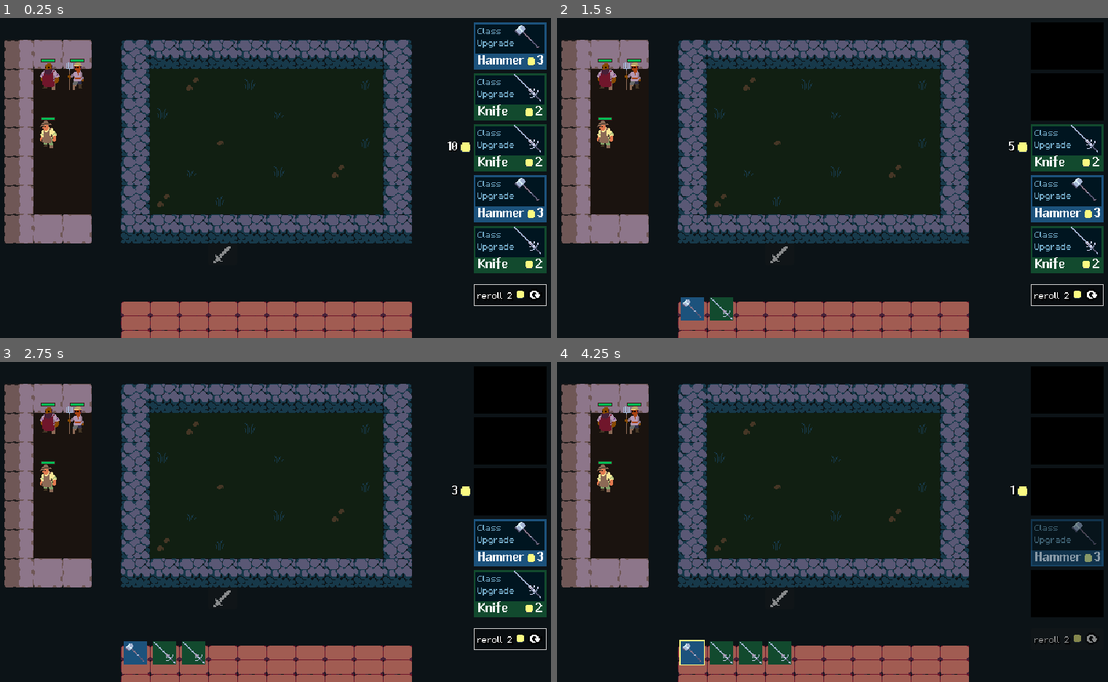
Above: before the commit, frames 1-4 (two rows, left to right).
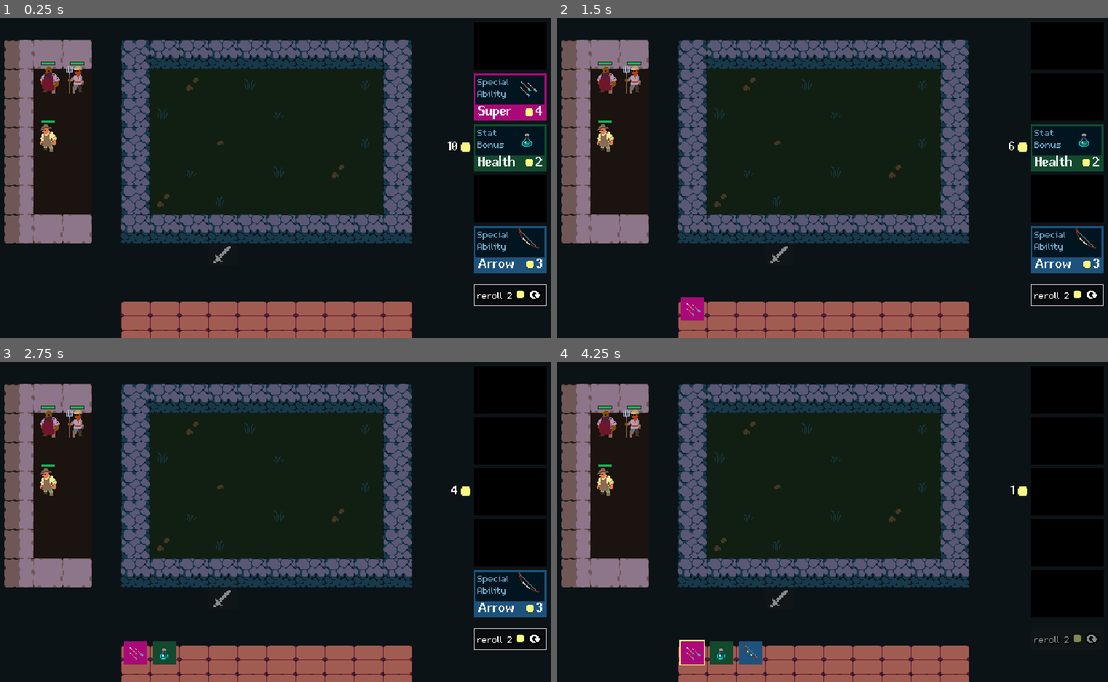
Above: after the commit, the same moments.

Repository: gustavofukunaga/tcc
Game: Godot game, scene res://Scenes/Arena/arena.tscn
Two runs of this game, one before a commit and one after it. Both use one fixed random seed, a clock stepped at 60 frames per second and the inputs below.
Inputs (mouse positions are in pixels of both pictures, inside the frame that each line leads up to):
- Up to frame 1 (0.25 s): no input
- Up to frame 2 (1.5 s): click (1069, 46) at 0.52 s; click (1069, 98) at 1.27 s
- Up to frame 3 (2.75 s): click (512, 493) at 2.02 s
- Up to frame 4 (4.25 s): click (1069, 592) at 2.77 s; tap Enter (ui_accept) at 3.5 s; drag from (606, 477) to (694, 653) at 3.52 s

The runs differ from the first frame. In frame 1, 6.5% of the frame differs, in the area x 7-100%, y 1-80%; in frame 2, 4.3%; in frame 3, 4.1%; in frame 4, 3.5%.

Commit message:
make items work

Diff:
--- a/Components/scene_spawner.gd
+++ b/Components/scene_spawner.gd
@@ -5,6 +5,8 @@
 
 
 func spawn_scene(parent: Node = owner) -> Node:
+	if not scene:
+		return null
 	var new_scene := scene.instantiate()
 	parent.add_child(new_scene)
 
--- /dev/null
+++ b/Custom_nodes/items_handler.gd
@@ -0,0 +1,16 @@
+class_name ItemsHandler
+extends Node
+
+func apply_item_effect(item: ItemStats, unit: Area2D):
+	#unit.stats.max_health += item.max_health
+	unit.stats.health += item.health
+	#unit.stats.max_mana += item.max_mana
+	#unit.stats.starting_mana += item.starting_mana
+	unit.stats.attack_damage += item.attack_damage
+	#unit.stats.ability_power += item.ability_power
+	#unit.stats.attack_speed += item.attack_speed
+	#unit.stats.armor += item.armor
+	unit.stats.attack_range += item.attack_range
+	#unit.stats.melee_attack = preload("res://scenes/_effects/attack_smear_effect.tscn")
+	unit.stats.ranged_attack = item.ranged_attack
+	#unit.stats.ability = item.ability
--- /dev/null
+++ b/Data/Items/arrow.tres
@@ -0,0 +1,25 @@
+[gd_resource type="Resource" script_class="ItemStats" load_steps=4 format=3 uid="uid://bjlkorsvkjyu1"]
+
+[ext_resource type="PackedScene" uid="uid://dxsdrhyvoicym" path="res://scenes/_effects/attack_smear_effect.tscn" id="1_7mhf7"]
+[ext_resource type="Script" uid="uid://cwm0usltptrtm" path="res://Data/Items/item_stats.gd" id="1_n2f4x"]
+[ext_resource type="PackedScene" uid="uid://d045ocq2a6it8" path="res://Scenes/_projectiles/frod_projectile.tscn" id="2_hiamn"]
+
+[resource]
+script = ExtResource("1_n2f4x")
+name = "Arrow"
+type = "Special Ability"
+rarity = 1
+gold_cost = 3
+pool_count = 5
+skin_coordinates = Vector2i(3, 9)
+max_health = 0
+max_mana = 0
+starting_mana = 0
+attack_damage = 0
+ability_power = 0
+attack_speed = 0.0
+armor = 0
+attack_range = 4
+melee_attack = ExtResource("1_7mhf7")
+ranged_attack = ExtResource("2_hiamn")
+metadata/_custom_type_script = "uid://cwm0usltptrtm"
--- /dev/null
+++ b/Data/Items/arrow_special.tres
@@ -0,0 +1,13 @@
+[gd_resource type="Resource" script_class="ItemStats" load_steps=2 format=3 uid="uid://b1ynvpqy35n6b"]
+
+[ext_resource type="Script" uid="uid://cwm0usltptrtm" path="res://Data/Items/item_stats.gd" id="1_ogaew"]
+
+[resource]
+script = ExtResource("1_ogaew")
+name = "Super"
+type = "Special Ability"
+rarity = 2
+gold_cost = 4
+pool_count = 3
+skin_coordinates = Vector2i(3, 23)
+metadata/_custom_type_script = "uid://cwm0usltptrtm"
--- a/Data/Items/hammer.tres
+++ b/Data/Items/hammer.tres
@@ -5,6 +5,7 @@
 [resource]
 script = ExtResource("1_bj1b6")
 name = "Hammer"
+type = "Special Ability"
 rarity = 1
 gold_cost = 3
 pool_count = 5
--- a/Data/Items/item_stats.gd
+++ b/Data/Items/item_stats.gd
@@ -11,6 +11,7 @@
 }
 
 @export var name: String
+@export var type: String
 
 @export_category("Data")
 @export var rarity: Rarity
@@ -20,6 +21,20 @@
 @export_category("Visuals")
 @export var skin_coordinates: Vector2i
 
+@export_category("Battle")
+@export var max_health: int
+@export var health: int
+@export var max_mana: int
+@export var starting_mana: int
+@export var attack_damage: int
+@export var ability_power: int
+@export var attack_speed: float
+@export var armor: int
+@export var attack_range: int
+@export var melee_attack: PackedScene = preload("res://scenes/_effects/attack_smear_effect.tscn")
+@export var ranged_attack: PackedScene
+@export var ability: PackedScene
+
 
 func _to_string() -> String:
 	return name
--- a/Data/Items/knife.tres
+++ b/Data/Items/knife.tres
@@ -1,12 +1,23 @@
-[gd_resource type="Resource" script_class="ItemStats" load_steps=2 format=3 uid="uid://csbl0xjlpdu53"]
+[gd_resource type="Resource" script_class="ItemStats" load_steps=3 format=3 uid="uid://csbl0xjlpdu53"]
 
+[ext_resource type="PackedScene" uid="uid://dxsdrhyvoicym" path="res://scenes/_effects/attack_smear_effect.tscn" id="1_dj7b4"]
 [ext_resource type="Script" uid="uid://cwm0usltptrtm" path="res://Data/Items/item_stats.gd" id="1_ounty"]
 
 [resource]
 script = ExtResource("1_ounty")
 name = "Knife"
+type = "Stat Bonus"
 rarity = 0
 gold_cost = 2
 pool_count = 5
 skin_coordinates = Vector2i(5, 0)
+max_health = 0
+max_mana = 0
+starting_mana = 0
+attack_damage = 1000
+ability_power = 0
+attack_speed = 0.0
+armor = 0
+attack_range = 0
+melee_attack = ExtResource("1_dj7b4")
 metadata/_custom_type_script = "uid://cwm0usltptrtm"
--- /dev/null
+++ b/Data/Items/life.tres
@@ -0,0 +1,24 @@
+[gd_resource type="Resource" script_class="ItemStats" load_steps=3 format=3 uid="uid://bnl1k7cslv2qt"]
+
+[ext_resource type="PackedScene" uid="uid://dxsdrhyvoicym" path="res://Scenes/_effects/attack_smear_effect.tscn" id="1_ngcdj"]
+[ext_resource type="Script" uid="uid://cwm0usltptrtm" path="res://Data/Items/item_stats.gd" id="2_7lut8"]
+
+[resource]
+script = ExtResource("2_7lut8")
+name = "Health"
+type = "Stat Bonus"
+rarity = 0
+gold_cost = 2
+pool_count = 10
+skin_coordinates = Vector2i(1, 20)
+max_health = 0
+health = 25
+max_mana = 0
+starting_mana = 0
+attack_damage = 0
+ability_power = 0
+attack_speed = 0.0
+armor = 0
+attack_range = 0
+melee_attack = ExtResource("1_ngcdj")
+metadata/_custom_type_script = "uid://cwm0usltptrtm"
--- a/Data/Player/player_stats.gd
+++ b/Data/Player/player_stats.gd
@@ -2,9 +2,12 @@
 extends Resource
 
 const ROLL_RARITIES := {
-	1:  [UnitStats.Rarity.COMMON],
-	2:  [UnitStats.Rarity.COMMON],
-	3:  [UnitStats.Rarity.COMMON, UnitStats.Rarity.UNCOMMON],
+	#1:  [UnitStats.Rarity.COMMON],
+	1:  [UnitStats.Rarity.COMMON, UnitStats.Rarity.UNCOMMON, UnitStats.Rarity.RARE, UnitStats.Rarity.LEGENDARY],
+	2:  [UnitStats.Rarity.COMMON, UnitStats.Rarity.UNCOMMON, UnitStats.Rarity.RARE, UnitStats.Rarity.LEGENDARY],
+	3:  [UnitStats.Rarity.COMMON, UnitStats.Rarity.UNCOMMON, UnitStats.Rarity.RARE, UnitStats.Rarity.LEGENDARY],
+	#2:  [UnitStats.Rarity.COMMON],
+	#3:  [UnitStats.Rarity.COMMON, UnitStats.Rarity.UNCOMMON],
 	4:  [UnitStats.Rarity.COMMON, UnitStats.Rarity.UNCOMMON, UnitStats.Rarity.RARE],
 	5:  [UnitStats.Rarity.COMMON, UnitStats.Rarity.UNCOMMON, UnitStats.Rarity.RARE],
 	6:  [UnitStats.Rarity.COMMON, UnitStats.Rarity.UNCOMMON, UnitStats.Rarity.RARE],
@@ -14,9 +17,12 @@
 	10: [UnitStats.Rarity.COMMON, UnitStats.Rarity.UNCOMMON, UnitStats.Rarity.RARE, UnitStats.Rarity.LEGENDARY],
 }
 const ROLL_CHANCES := {
-	1: [1],
-	2: [1],
-	3: [7.5, 2.5],
+	#1: [1],
+	1: [1.0, 2.0, 4.5, 2.5],
+	2: [1.0, 2.0, 4.5, 2.5],
+	3: [1.0, 2.0, 4.5, 2.5],
+	#2: [1],
+	#3: [7.5, 2.5],
 	4: [6.5, 3.0, 0.5],
 	5: [5.0, 3.5, 1.5],
 	6: [4.0, 4.0, 2.0],
--- a/Data/Units/bram.tres
+++ b/Data/Units/bram.tres
@@ -6,14 +6,15 @@
 [resource]
 script = ExtResource("1_7olvk")
 name = "Bram"
-rarity = 2
 skin_coordinates = Vector2i(0, 6)
-max_health = Array[int]([40, 50, 60])
-current_health = 40
-max_mana = 50
-starting_mana = 15
-attack_damage = Array[int]([1, 5, 8])
+team = 0
+max_health = 100
+max_mana = 4
+starting_mana = 0
+attack_damage = 6
+ability_power = 2
 attack_speed = 0.5
+armor = 0
 attack_range = 1
 melee_attack = ExtResource("1_3feko")
 metadata/_custom_type_script = "uid://b5xwqcu3p6jfw"
--- a/Data/Units/frod.tres
+++ b/Data/Units/frod.tres
@@ -8,13 +8,15 @@
 [resource]
 script = ExtResource("1_t6wlm")
 name = "Frod"
-rarity = 2
-gold_cost = 4
 skin_coordinates = Vector2i(2, 6)
-max_health = Array[int]([8, 12, 18])
+team = 0
+max_health = 30
 max_mana = 5
-attack_damage = Array[int]([3, 4, 5])
+starting_mana = 0
+attack_damage = 10
+ability_power = 3
 attack_speed = 1.0
+armor = 0
 attack_range = 4
 melee_attack = ExtResource("1_dwf67")
 ranged_attack = ExtResource("2_ybly4")
--- a/Data/Units/hale.tres
+++ b/Data/Units/hale.tres
@@ -8,10 +8,14 @@
 script = ExtResource("1_nq6dh")
 name = "Hale"
 skin_coordinates = Vector2i(2, 5)
-max_health = Array[int]([35, 23, 12])
+team = 0
+max_health = 70
 max_mana = 4
-attack_damage = Array[int]([2, 2, 1])
+starting_mana = 0
+attack_damage = 8
+ability_power = 20
 attack_speed = 1.0
+armor = 0
 attack_range = 1
 melee_attack = ExtResource("1_rnbw8")
 ability = ExtResource("1_2tyyh")
--- a/Data/Units/unit_stats.gd
+++ b/Data/Units/unit_stats.gd
@@ -6,13 +6,6 @@
 
 enum Rarity {COMMON, UNCOMMON, RARE, LEGENDARY}
 enum Team {PLAYER, ENEMY}
-
-const RARITY_COLORS := {
-	Rarity.COMMON: Color("124a2e"),
-	Rarity.UNCOMMON: Color("1c527c"),
-	Rarity.RARE: Color("ab0979"),
-	Rarity.LEGENDARY: Color("ea940b"),
-}
 
 const TARGET := {
 	Team.PLAYER: "enemy_units",
@@ -30,20 +23,16 @@
 
 @export var name: String
 
-@export_category("Data")
-@export var rarity: Rarity
-@export var gold_cost := 1
-@export_range(1, 3) var tier := 1 : set = _set_tier
 
 @export_category("Visuals")
 @export var skin_coordinates: Vector2i
 
 @export_category("Battle")
 @export var team: Team
-@export var max_health: Array[int]
+@export var max_health: int
 @export var max_mana: int
 @export var starting_mana: int
-@export var attack_damage: Array[int]
+@export var attack_damage: int
 @export var ability_power: int
 @export var attack_speed: float
 @export var armor: int
@@ -51,7 +40,7 @@
 @export var melee_attack: PackedScene = preload("res://scenes/_effects/attack_smear_effect.tscn")
 @export var ranged_attack: PackedScene
 @export var ability: PackedScene
-@export var auto_attack_sound: AudioStream
+#@export var auto_attack_sound: AudioStream
 
 var health: int : set = _set_health
 var mana: int : set = _set_mana
@@ -67,20 +56,16 @@
 
 
 func get_max_health() -> int:
-	return max_health[tier-1]
+	return max_health
 
 
 func get_attack_damage() -> int:
-	return attack_damage[tier-1]
+	return attack_damage
 
 
 func is_melee() -> bool:
 	return attack_range == 1
 
-
-func _set_tier(value: int) -> void:
-	tier = value
-	emit_changed()
 
 func get_time_between_attacks() -> float:
 	return 1 / attack_speed
--- a/Data/enemies/zombie.tres
+++ b/Data/enemies/zombie.tres
@@ -6,9 +6,15 @@
 [resource]
 script = ExtResource("1_l0pyw")
 name = "Zombie"
+skin_coordinates = Vector2i(0, 0)
 team = 1
-max_health = Array[int]([18, 22, 25])
-attack_damage = Array[int]([8, 4, 6])
+max_health = 300
+max_mana = 5
+starting_mana = 0
+attack_damage = 7
+ability_power = 3
 attack_speed = 0.7
+armor = 0
 attack_range = 1
+melee_attack = ExtResource("1_qf74j")
 metadata/_custom_type_script = "uid://b5xwqcu3p6jfw"
--- a/Data/item_pool/item_pool.tres
+++ b/Data/item_pool/item_pool.tres
@@ -1,11 +1,14 @@
-[gd_resource type="Resource" script_class="ItemPool" load_steps=5 format=3 uid="uid://cxcmqo5vcsvnl"]
+[gd_resource type="Resource" script_class="ItemPool" load_steps=8 format=3 uid="uid://cxcmqo5vcsvnl"]
 
 [ext_resource type="Script" uid="uid://cwm0usltptrtm" path="res://Data/Items/item_stats.gd" id="1_o62qo"]
 [ext_resource type="Resource" uid="uid://csbl0xjlpdu53" path="res://Data/Items/knife.tres" id="2_81imc"]
 [ext_resource type="Script" uid="uid://dyfcssryrr8ts" path="res://Data/item_pool/item_pool.gd" id="2_w82qb"]
 [ext_resource type="Resource" uid="uid://c4uvwindpxl1i" path="res://Data/Items/hammer.tres" id="3_js2ie"]
+[ext_resource type="Resource" uid="uid://b1ynvpqy35n6b" path="res://Data/Items/arrow_special.tres" id="4_58nvr"]
+[ext_resource type="Resource" uid="uid://bjlkorsvkjyu1" path="res://Data/Items/arrow.tres" id="5_2fnya"]
+[ext_resource type="Resource" uid="uid://bnl1k7cslv2qt" path="res://Data/Items/life.tres" id="6_2fnya"]
 
 [resource]
 script = ExtResource("2_w82qb")
-available_items = Array[ExtResource("1_o62qo")]([ExtResource("2_81imc"), ExtResource("3_js2ie")])
+available_items = Array[ExtResource("1_o62qo")]([ExtResource("2_81imc"), ExtResource("3_js2ie"), ExtResource("4_58nvr"), ExtResource("5_2fnya"), ExtResource("6_2fnya")])
 metadata/_custom_type_script = "uid://dyfcssryrr8ts"
--- a/Scenes/Item/item.gd
+++ b/Scenes/Item/item.gd
@@ -8,6 +8,9 @@
 @onready var background: Polygon2D = $Visuals/Background
 @onready var drag_and_drop: DragAndDrop = $DragAndDrop
 @onready var outline_highlighter: OutlineHighlighter = $OutlineHighlighter
+@onready var items_handler: ItemsHandler = $ItemsHandler
+
+var hovered_unit: Area2D
 
 signal item_picked
 signal item_dropped
@@ -36,12 +39,27 @@
 	global_position = starting_position
 
 
+func apply_item_effect() -> void:
+	print(stats.name, " dropped on ", hovered_unit.stats.name)
+
+
+
 func _on_drag_started() -> void:
 	item_picked.emit()
 	pass
 
 
-func _on_dropped(starting_position: Vector2) -> void:
+func _on_dropped(_starting_position: Vector2) -> void:
+	var units = get_tree().get_nodes_in_group("hovered_unit")
+	if units:
+		hovered_unit = units[0]
+
+	if hovered_unit:
+		print(stats.name, " dropped on ", hovered_unit.stats.name)
+		items_handler.apply_item_effect(stats, hovered_unit)
+		queue_free()
+		return
+
 	item_dropped.emit()
 
 
--- a/Scenes/Item/item.tscn
+++ b/Scenes/Item/item.tscn
@@ -6,6 +6,7 @@
 [ext_resource type="Texture2D" uid="uid://bq3pgyyo7wana" path="res://Assets/items.png" id="3_ab5lp"]
 [ext_resource type="Script" uid="uid://dsyg84iqicbhl" path="res://Components/drag_and_drop.gd" id="4_r4u4p"]
 [ext_resource type="Script" uid="uid://dye12q485wwdu" path="res://Components/outline_highlighter.gd" id="5_kutj8"]
+[ext_resource type="Script" uid="uid://b662gti4kwvuu" path="res://Custom_nodes/items_handler.gd" id="7_r4u4p"]
 
 [sub_resource type="RectangleShape2D" id="RectangleShape2D_0px54"]
 size = Vector2(36, 36)
@@ -45,5 +46,9 @@
 outline_color = Color(0.980392, 0.980392, 0.509804, 1)
 outline_thickness = 1
 
+[node name="ItemsHandler" type="Node" parent="."]
+script = ExtResource("7_r4u4p")
+metadata/_custom_type_script = "uid://b662gti4kwvuu"
+
 [connection signal="mouse_entered" from="." to="." method="_on_mouse_entered"]
 [connection signal="mouse_exited" from="." to="." method="_on_mouse_exited"]
--- a/Scenes/Item_Card/item_card.gd
+++ b/Scenes/Item_Card/item_card.gd
@@ -51,6 +51,7 @@
 	item_name.text = item_stats.name
 	gold_cost.text = str(item_stats.gold_cost)
 	item_icon.texture.region.position = Vector2(item_stats.skin_coordinates) * Arena.CELL_SIZE
+	traits.text = _get_item_type(item_stats.type)
 
 
 func _on_player_stats_changed() -> void:
@@ -83,3 +84,6 @@
 
 func _on_mouse_exited() -> void:
 	border_sb.border_color = border_color
+
+func _get_item_type(type: String) -> String:
+	return type.replace(" ", "\n")
--- a/Scenes/Unit/unit.gd
+++ b/Scenes/Unit/unit.gd
@@ -33,7 +33,8 @@
 	skin.coordinates = stats.skin_coordinates
 	health_bar.stats = stats
 	stats.reset_health()
-	stats.health_reached_zero.connect(_on_health_reached_zero)
+	if not stats.health_reached_zero.is_connected(_on_health_reached_zero):
+		stats.health_reached_zero.connect(_on_health_reached_zero)
 
 
 func _on_health_reached_zero() -> void:
@@ -50,7 +51,7 @@
 	unit_picked.emit()
 
 
-func _on_dropped(starting_position: Vector2) -> void:
+func _on_dropped(_starting_position: Vector2) -> void:
 	#stats.health += 1
 	unit_dropped.emit()
 
@@ -66,7 +67,7 @@
 
 	outline_highlighter.highlight()
 	z_index = 1
-
+	add_to_group("hovered_unit")
 
 func _on_mouse_exited() -> void:
 	if drag_and_drop.dragging:
@@ -74,3 +75,4 @@
 
 	outline_highlighter.clear_highlight()
 	z_index = 0
+	remove_from_group("hovered_unit")
--- a/Scenes/Unit/unit.tscn
+++ b/Scenes/Unit/unit.tscn
@@ -10,7 +10,7 @@
 [ext_resource type="Script" uid="uid://dye12q485wwdu" path="res://Components/outline_highlighter.gd" id="6_jbdwb"]
 
 [sub_resource type="RectangleShape2D" id="RectangleShape2D_hgpyh"]
-size = Vector2(36, 36)
+size = Vector2(32, 32)
 
 [node name="Unit" type="Area2D" groups=["Units"]]
 script = ExtResource("1_15sed")
@@ -21,7 +21,7 @@
 material = ExtResource("3_ulevp")
 
 [node name="Skin" type="Sprite2D" parent="Visuals"]
-position = Vector2(16, 8)
+position = Vector2(16, 12)
 texture = ExtResource("1_hgpyh")
 region_enabled = true
 region_rect = Rect2(0, 192, 32, 32)
@@ -29,10 +29,13 @@
 coordinates = Vector2i(0, 6)
 
 [node name="CollisionShape2D" type="CollisionShape2D" parent="."]
-position = Vector2(16, 8)
+position = Vector2(16, 16)
 shape = SubResource("RectangleShape2D_hgpyh")
 
 [node name="HealthBar" parent="." instance=ExtResource("5_kakeo")]
+offset_top = -8.0
+offset_bottom = -4.0
+stats = ExtResource("2_2itl1")
 
 [node name="DragAndDrop" type="Node" parent="." node_paths=PackedStringArray("target")]
 script = ExtResource("4_iuf4a")
--- a/Scenes/_abilities/axe_swing.gd
+++ b/Scenes/_abilities/axe_swing.gd
@@ -1,14 +1,14 @@
 class_name BjornSwing
 extends UnitAbility
 
-@export var base_damage_per_tier: Array[int]
+#@export var base_damage_per_tier: Array[int]
 
 @onready var hit_box: HitBox = $HitBox
 @onready var animation_player: AnimationPlayer = $AnimationPlayer
 
 
 func use() -> void:
-	hit_box.damage = base_damage_per_tier[caster.stats.tier-1]
+	hit_box.damage = caster.stats.ability_power
 	hit_box.collision_layer = caster.stats.get_team_collision_layer()
 	hit_box.collision_mask = caster.stats.get_team_collision_mask()
 	hit_box.damage += caster.stats.ability_power
--- a/Scenes/_abilities/hail_of_arrows.gd
+++ b/Scenes/_abilities/hail_of_arrows.gd
@@ -1,7 +1,7 @@
 class_name HailOfArrows
 extends UnitAbility
 
-@export var extra_shots_per_tier: Array[int]
+#@export var extra_shots: Array[int]
 @export var time_between_extra_shots: float
 
 
@@ -9,7 +9,7 @@
 	var all_enemies := get_tree().get_nodes_in_group(UnitStats.TARGET[caster.stats.team])
 	var tween := caster.create_tween()
 
-	for _i in extra_shots_per_tier[caster.stats.tier-1]:
+	for _i in caster.stats.ability_power:
 		tween.tween_interval(time_between_extra_shots)
 		tween.tween_callback(_spawn_extra_projectile.bind(all_enemies))
 
--- a/Scenes/_abilities/hail_of_arrows.tscn
+++ b/Scenes/_abilities/hail_of_arrows.tscn
@@ -4,6 +4,5 @@
 
 [node name="HailOfArrows" type="Node2D"]
 script = ExtResource("1_8ajoo")
-extra_shots_per_tier = Array[int]([3, 2, 3])
 time_between_extra_shots = 0.15
 metadata/_custom_type_script = "uid://ccq2as4oyb7gl"
--- a/Scenes/battle_unit/battle_unit.gd
+++ b/Scenes/battle_unit/battle_unit.gd
@@ -44,3 +44,11 @@
 
 func _on_hurt(damage: int) -> void:
 	stats.health -= damage
+
+func _on_mouse_entered() -> void:
+	if stats.team == stats.Team.PLAYER:
+		add_to_group("hovered_unit")
+
+func _on_mouse_exited() -> void:
+	if stats.team == stats.Team.PLAYER:
+		remove_from_group("hovered_unit")
--- a/Scenes/battle_unit/battle_unit.tscn
+++ b/Scenes/battle_unit/battle_unit.tscn
@@ -271,3 +271,6 @@
 libraries = {
 &"": SubResource("AnimationLibrary_3nmhm")
 }
+
+[connection signal="mouse_entered" from="." to="." method="_on_mouse_entered"]
+[connection signal="mouse_exited" from="." to="." method="_on_mouse_exited"]
--- a/Scenes/health_bar/health_bar.gd
+++ b/Scenes/health_bar/health_bar.gd
@@ -6,7 +6,8 @@
 
 func _set_stats(new_stats: UnitStats) -> void:
 	stats = new_stats
-	stats.changed.connect(_on_stats_changed)
+	if not stats.changed.is_connected(_on_stats_changed):
+		stats.changed.connect(_on_stats_changed)
 	_on_stats_changed()
 
 
Not shown, added: Custom_nodes/items_handler.gd.uid
Not shown: 1 places in Scenes/Item/item.tscn that only renumber resources
